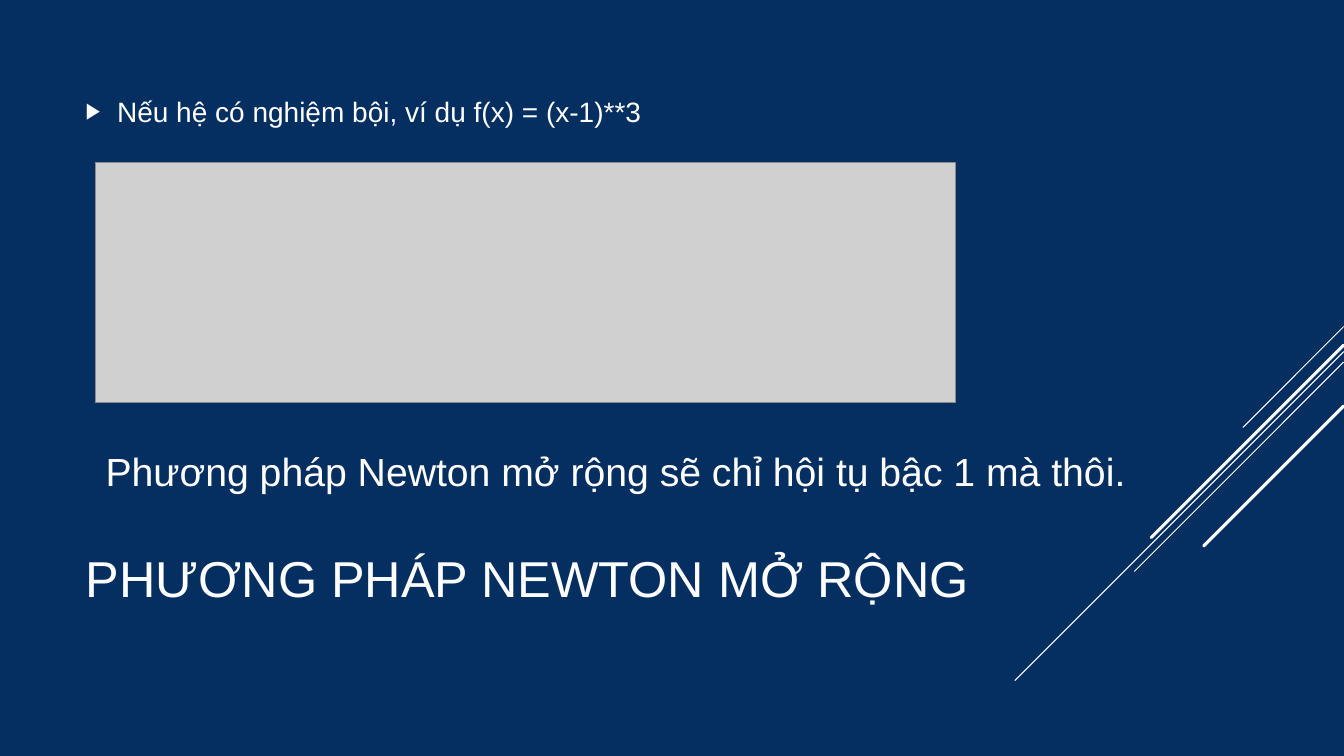
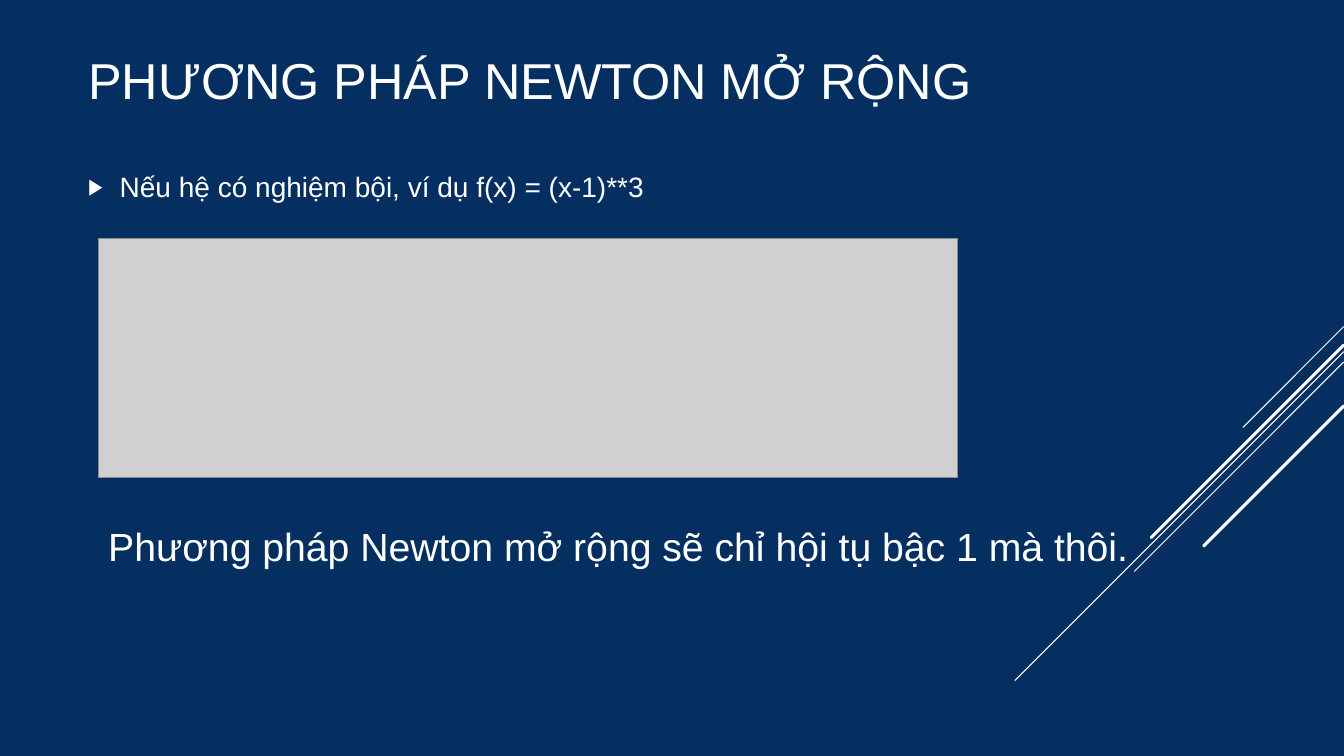
Before and after one commit to phiha-hus/Teaching-VNU, a slide deck: slide 12 of MAT2034_MAT2404_GTS_HK1_Python/GTS_Chương_3_Root_finding.pptx (slide 11 before the commit). Drawn at 1344x756 pixels with LibreOffice and Linux fonts; fonts in the diff are those of the drawing; grey boxes stand for pictures. Boxes give left, top, right and bottom in pixels: in the first picture for what was removed or moved away, otherwise in the second. Text is boxed around its words. In the diff, an @@ line names an element or a change of style, - is before the commit and + after.

```diff
--- a/MAT2034_MAT2404_GTS_HK1_Python/GTS_Chương_3_Root_finding.pptx
+++ b/MAT2034_MAT2404_GTS_HK1_Python/GTS_Chương_3_Root_finding.pptx
@@ title "PHƯƠNG PHÁP NEWTON MỞ RỘNG": place and size @@
-title "PHƯƠNG PHÁP NEWTON MỞ RỘNG" at box(86, 557, 968, 605)
+title "PHƯƠNG PHÁP NEWTON MỞ RỘNG" at box(88, 59, 971, 107)
@@ text "Nếu hệ có nghiệm bội, ...": place and size @@
-text "Nếu hệ có nghiệm bội, ..." at box(117, 100, 641, 127)
+text "Nếu hệ có nghiệm bội, ..." at box(120, 175, 644, 202)
@@ picture: place and size @@
-picture at box(96, 163, 956, 403)
+picture at box(99, 238, 959, 478)
@@ text "Phương pháp Newton mở rộng ...": place and size @@
-text "Phương pháp Newton mở rộng ..." at box(106, 456, 1125, 494)
+text "Phương pháp Newton mở rộng ..." at box(108, 531, 1128, 569)
```
Also in this commit, not shown: 1 other slide changed, 1 slide added, 7 other files.
